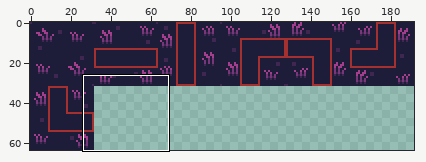
A sprite sheet gets an edit: Assets/Art/Pumkin Chad Tiles.png. The picture above shows the old version from afar; the outline marks the close-up.
Close-up. As it was:
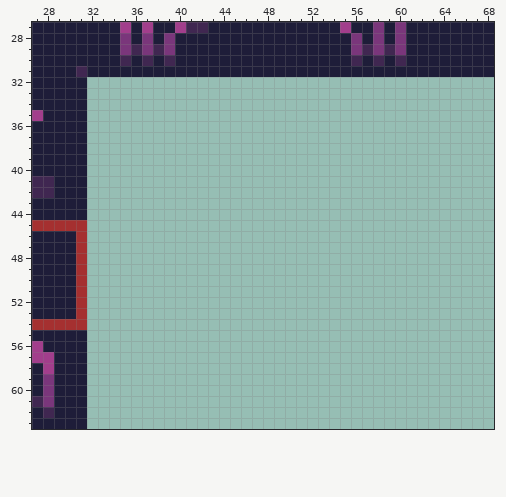
The file is 192x64 pixels. Shown: x 27..68, y 27..63.
And afterwards:
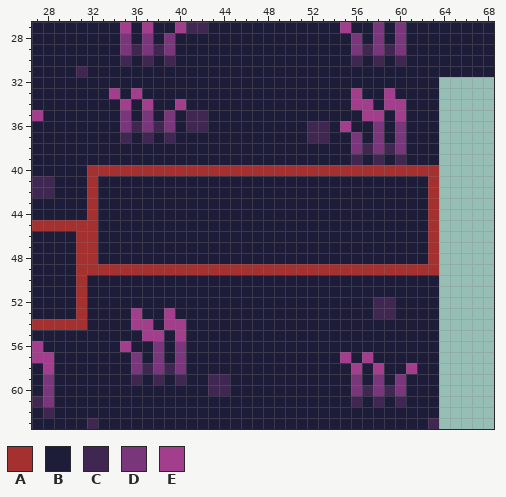
Palette (. is transparent): A #a53030  B #1e1d39  C #402751  D #7a367b  E #a23e8c
Changes in this commit:
Colour A is added in row 40 at x 32 to 63; in rows 41 to 48 at x 32 and 63; in row 49 at x 32 to 63.
Colour B is added in row 32 at x 32 to 63; in row 33 at x 32 to 33, 35, 37 to 55, 57 to 58 and 60 to 63; in row 34 at x 32 to 34, 36, 38 to 39, 41 to 55, 58 and 61 to 63; in row 35 at x 32 to 34, 36, 38, 40, 43 to 56, 59 and 61 to 63; in row 36 at x 32 to 34, 40, 43 to 51, 54, 56 to 57, 59 and 61 to 63; in row 37 at x 32 to 34, 36, 38, 40 to 51, 54 to 55, 57, 59 and 61 to 63.
Colour B is added in row 38 at x 32 to 55 and 61 to 63; in row 39 at x 32 to 55, 57, 59 and 61 to 63; in rows 41 to 48 at x 33 to 62; in rows 50 to 51 at x 32 to 63; in row 52 at x 32 to 57 and 60 to 63; in row 53 at x 32 to 35, 37 to 38, 40 to 57 and 60 to 63.
Colour B is added in row 54 at x 32 to 35, 38 and 41 to 63; in row 55 at x 32 to 36, 39 and 41 to 63; in row 56 at x 32 to 34, 36 to 37, 39 and 41 to 63; in row 57 at x 32 to 35, 37, 39, 41 to 54, 56 and 58 to 63; in row 58 at x 32 to 35, 41 to 55, 57, 59 to 60 and 62 to 63; in row 59 at x 32 to 35, 37, 39, 41 to 42, 45 to 55, 57, 59 and 61 to 63.
Colour B is added in row 60 at x 32 to 42, 45 to 55 and 61 to 63; in row 61 at x 32 to 55, 57, 59 and 61 to 63; in row 62 at x 32 to 63; in row 63 at x 33 to 62.
Colour C is added in row 35 at x 41 to 42; in row 36 at x 36, 38, 41 to 42 and 52 to 53; in row 37 at x 35, 37, 39 and 52 to 53; in row 38 at x 57 and 59; in row 39 at x 56, 58 and 60; in rows 52 to 53 at x 58 to 59.
Colour C is added in row 58 at x 37 and 39; in row 59 at x 36, 38, 40 and 43 to 44; in row 60 at x 43 to 44, 57 and 59; in row 61 at x 56, 58 and 60; in row 63 at x 32 and 63.
Colour D is added in row 35 at x 35, 37 and 39; in row 36 at x 35, 37, 39, 58 and 60; in rows 37 to 38 at x 56, 58 and 60; in row 56 at x 38 and 40; in rows 57 to 58 at x 36, 38 and 40; in rows 59 to 60 at x 56, 58 and 60.
Colour E is added in row 33 at x 34, 36, 56 and 59; in row 34 at x 35, 37, 40, 56 to 57 and 59 to 60; in row 35 at x 57 to 58 and 60; in row 36 at x 55; in row 53 at x 36 and 39; in row 54 at x 36 to 37 and 39 to 40.
Colour E is added in row 55 at x 37 to 38 and 40; in row 56 at x 35; in row 57 at x 55 and 57; in row 58 at x 56, 58 and 61.
Changed places in both close-ups, as pixel boxes (x1, y1, x2, y2):
added: (87, 77, 439, 429)
